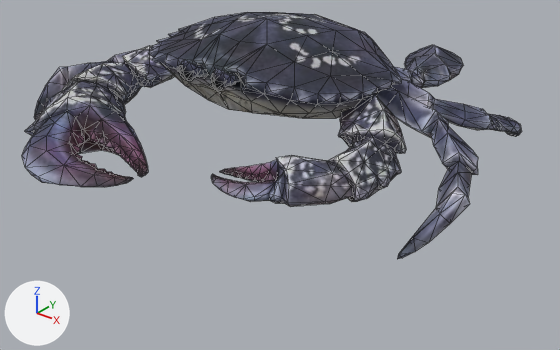
Two versions of the glTF model public/assets/unit-models/209-carcinos.glb, one commit apart.
Both versions are drawn from a 50 mm lens placed at (5.56, -7.02, 3.74), pointed at (0.35, -0.51, -0.3). Arrows for +X, +Y and +Z are at lower left; the lights stay in place. The older version comes first. Mesh edges are drawn as thin lines. Vertices at exactly the same position are counted once.

Before the edit, the objects in view are built like this:
```python
me_mesh_0 = bpy.data.meshes.new('Mesh_0')
me_mesh_0.from_pydata(...)  # 1286 vertices, 2498 faces; spans x -3.0..3.0, y -3.06..2.26, z 0.01..1.49
me_mesh_0.materials.append(mat_material_0)  # picture img_image_0
ob_mesh_0 = bpy.data.objects.new('Mesh_0', me_mesh_0)
ob_mesh_0.location = (0.0, 0.0, 0.0)
```
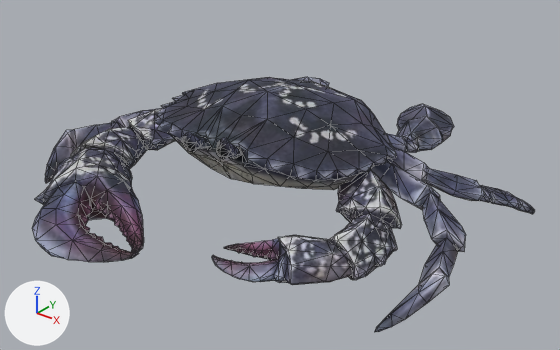
Boxes [x1, y1, x2, y2] around the edits, measured in the pictures (560 x 350 px; the box of a moved part takes in the faces that stretch with it):
'Mesh_0', reshaped
    before: [22, 12, 522, 259]
    after: [32, 77, 535, 332]
part 1 of me_mesh_0, moved or reshaped
    before: [148, 12, 401, 118]
    after: [154, 77, 396, 190]
part 2 of me_mesh_0, moved or reshaped
    before: [393, 45, 463, 88]
    after: [386, 104, 454, 153]
part 3 of me_mesh_0, moved or reshaped
    before: [211, 69, 241, 90]
    after: [216, 138, 242, 159]
part 4 of me_mesh_0, moved or reshaped
    before: [179, 60, 208, 81]
    after: [183, 132, 211, 152]
part 5 of me_mesh_0, moved or reshaped
    before: [22, 45, 522, 259]
    after: [32, 77, 535, 332]

What changed in the scene script:
```text
Change me_mesh_0:
    used by ob_mesh_0; location = (0.0, 0.0, 0.0)
    remove me_mesh_0.from_pydata(...)  # 1286 vertices, 2498 faces; spans x -3.0..3.0, y -3.06..2.26, z 0.01..1.49
    add me_mesh_0.from_pydata(...)  # 1286 vertices, 2498 faces; spans x -2.92..2.93, y -3.08..2.27, z -0.86..0.62
    me_mesh_0 part 1: the loose piece of 181 vertices spanning x -1.67..1.67, y -1.23..1.16, z 0.39..1.49 is moved by (0.0, 0.0, -0.87)
    me_mesh_0 part 2: the loose piece of 72 vertices spanning x 0.66..1.51, y 0.46..2.26, z 0.51..0.89 is multiplied about its middle by the matrix ((1.005, -0.045, -0.01), (0.047, 0.995, -0.007), (0.006, 0.01, 1.0)), then moved by (-0.03, 0.01, -0.86)
    me_mesh_0 part 3: the loose piece of 33 vertices spanning x 0.14..0.32, y -1.47..-1.08, z 0.97..1.22 is multiplied about its middle by the matrix ((0.999, -0.038, 0.009), (0.034, 0.957, 0.288), (-0.02, -0.287, 0.958)), then moved by (0.01, 0.02, -0.82)
    me_mesh_0 part 4: the loose piece of 33 vertices spanning x -0.32..-0.14, y -1.47..-1.08, z 0.97..1.22 is multiplied about its middle by the matrix ((0.999, 0.053, -0.012), (-0.051, 0.993, 0.102), (0.018, -0.101, 0.995)), then moved by (-0.01, 0.01, -0.85)
    me_mesh_0 part 5: 967 of 1286 vertices moved; they spanned x -3.0..3.0, y -3.06..2.26, z 0.01..0.96 and now span x -2.92..2.93, y -3.08..2.27, z -0.86..0.09; mean shift (0.02, -0.02, -0.87); largest move (2.3, 1.67, 0.02) -> (2.74, 1.52, -0.86)
```
